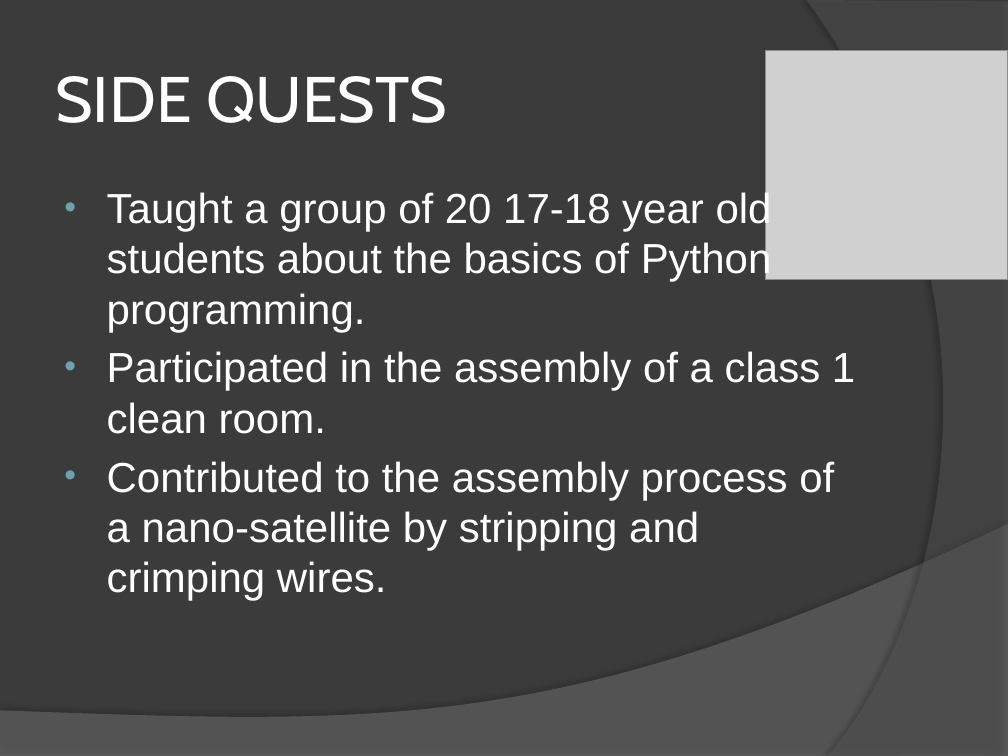
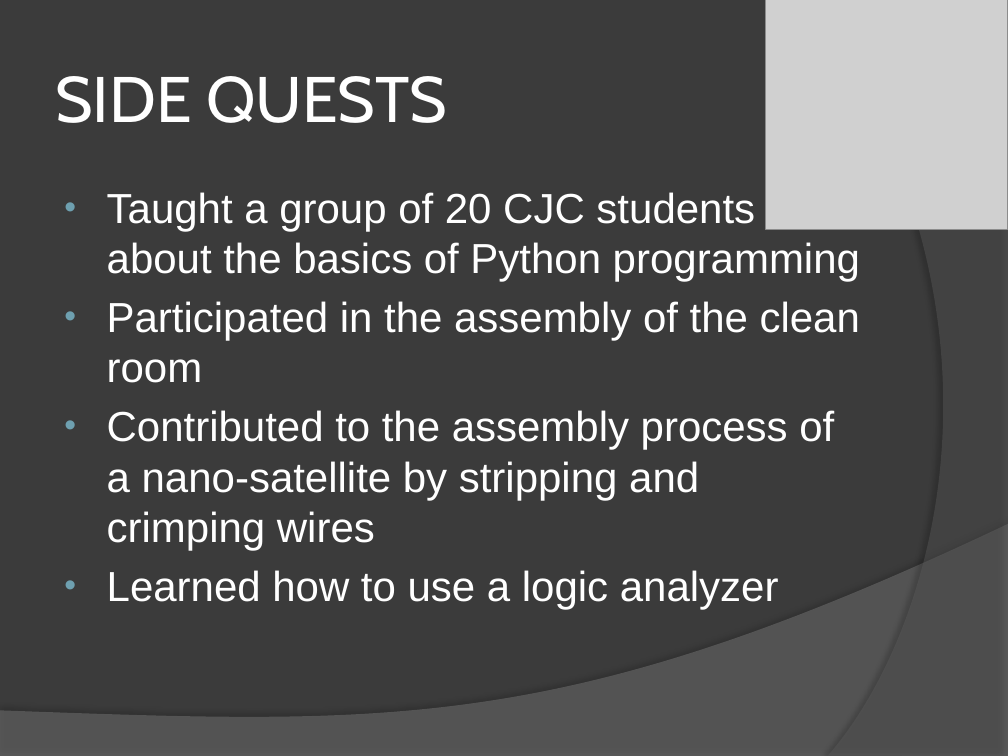
Before and after one commit to xiaohw7/cgmoi, a slide deck: slide 4 of NuSpace Internship 2022.pptx. Drawn at 1008x756 pixels with LibreOffice and Linux fonts; fonts in the diff are those of the drawing; grey boxes stand for pictures. Boxes give left, top, right and bottom in pixels: in the first picture for what was removed or moved away, otherwise in the second. Text is boxed around its words. In the diff, an @@ line names an element or a change of style, - is before the commit and + after.

Commit message:
slides update

```diff
--- a/NuSpace Internship 2022.pptx
+++ b/NuSpace Internship 2022.pptx
@@ picture: place and size @@
-picture at [766,50,1008,279]
+picture at [766,0,1008,229]
@@ text at [107,192,860,609]: text changed @@
-• Taught a group of 20 17-18 year old students about the basics of Python programming.
-• Participated in the assembly of a class 1 clean room.
-• Contributed to the assembly process of a nano-satellite by stripping and crimping wires.
+• Taught a group of 20 CJC students about the basics of Python programming
+• Participated in the assembly of the clean room
+• Contributed to the assembly process of a nano-satellite by stripping and crimping wires
+• Learned how to use a logic analyzer
```
Also in this commit, not shown: 2 other slides changed, 1 slide added, 1 other file.
